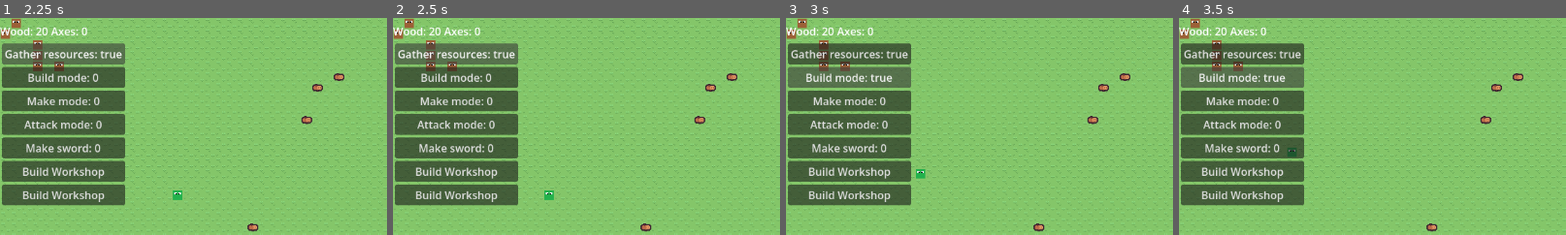
Above: before the commit, frames 1-4 (left to right).
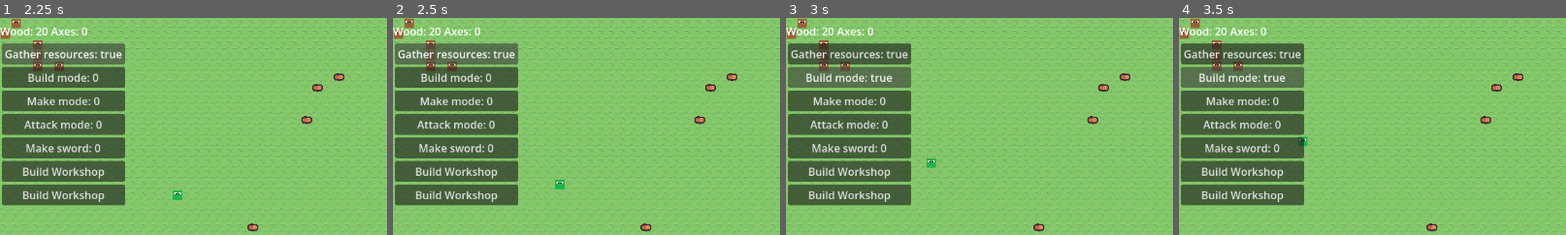
Above: after the commit, the same moments.

Repository: amandodaw/zd-prototype
Game: Godot game, scene res://scenes/world.tscn
The game is run twice, just before and just after one commit, with the same random seed, the same clock (stepped at 60 frames per second) and the same inputs.
Inputs:
- Up to frame 1 (2.25 s): click "Gather resources: 0" at 0.5 s; click "Gather resources: true" at 1.25 s; click "Gather resources: false" at 2 s
- Up to frame 2 (2.5 s): no input
- Up to frame 3 (3 s): click "Build mode: 0" at 2.75 s
- Up to frame 4 (3.5 s): no input
The pictures show only the part of the screen within x 0-50%, y 0-50%; the shares and areas given below are measured in that part.

Frame 1 is identical in both runs. In frame 2, 0.2% of the frame differs, in the area x 39-45%, y 74-84%; in frame 3, 0.2%; in frame 4, 0.2%.

Commit message:
Añadidas comprobaciones de target en move!

Diff:
--- a/scripts/components/actions/gather_action.gd
+++ b/scripts/components/actions/gather_action.gd
@@ -33,6 +33,8 @@
 	var target_comp : TargetComponent = entity.get_component(TargetComponent)
 	var plan_comp : PlanComponent = entity.get_component(PlanComponent)
 	plan_comp.plan.clear()
+	if target_comp.target==null:
+		return
 	target_comp.target.get_component(ResourceComponent).state = ResourceComponent.States.FREE
 	print("HE CANCELADO COGER LA MADERA EN: ", target_comp.target.get_component(PositionComponent).grid_pos)
 	stop_picking(entity)
--- a/scripts/components/actions/move_action.gd
+++ b/scripts/components/actions/move_action.gd
@@ -16,6 +16,10 @@
 
 	if path_comp.needs_repath:
 		plan_comp.needs_replan = true
+		return
+
+	if target_comp.target and target_comp.target.get_component(PositionComponent).grid_pos != target_comp.target_pos:
+		path_comp.needs_repath = true
 		return
 
 	if path_comp.path.is_empty():
--- a/scripts/components/path_component.gd
+++ b/scripts/components/path_component.gd
@@ -3,3 +3,5 @@
 var path : Array[Vector2i]
 var current_index = 0
 var needs_repath : bool = false
+var repath_timer := 0.0
+var repath_interval := 0.3
--- a/scripts/components/plan_component.gd
+++ b/scripts/components/plan_component.gd
@@ -3,3 +3,5 @@
 var plan : Array[Action] = []
 var current_action : Action = null
 var needs_replan : bool = false
+var repath_timer := 0.0
+var repath_interval := 0.3
--- a/scripts/systems/target_system.gd
+++ b/scripts/systems/target_system.gd
@@ -39,6 +39,17 @@
 						plan_comp.needs_replan = true
 						target_comp.needs_retarget = false
 
+		if target_comp.target != null:
+			var pos_comp = target_comp.target.get_component(PositionComponent)
+			var new_pos = pos_comp.grid_pos
+
+			if new_pos != target_comp.target_pos:
+				target_comp.target_pos = new_pos
+
+				path_comp.repath_timer += delta
+				if path_comp.repath_timer >= path_comp.repath_interval:
+					path_comp.needs_repath = true
+					path_comp.repath_timer = 0.0
 
 
 func find_wood(entity : Entity, entities :  Array[Entity]):
